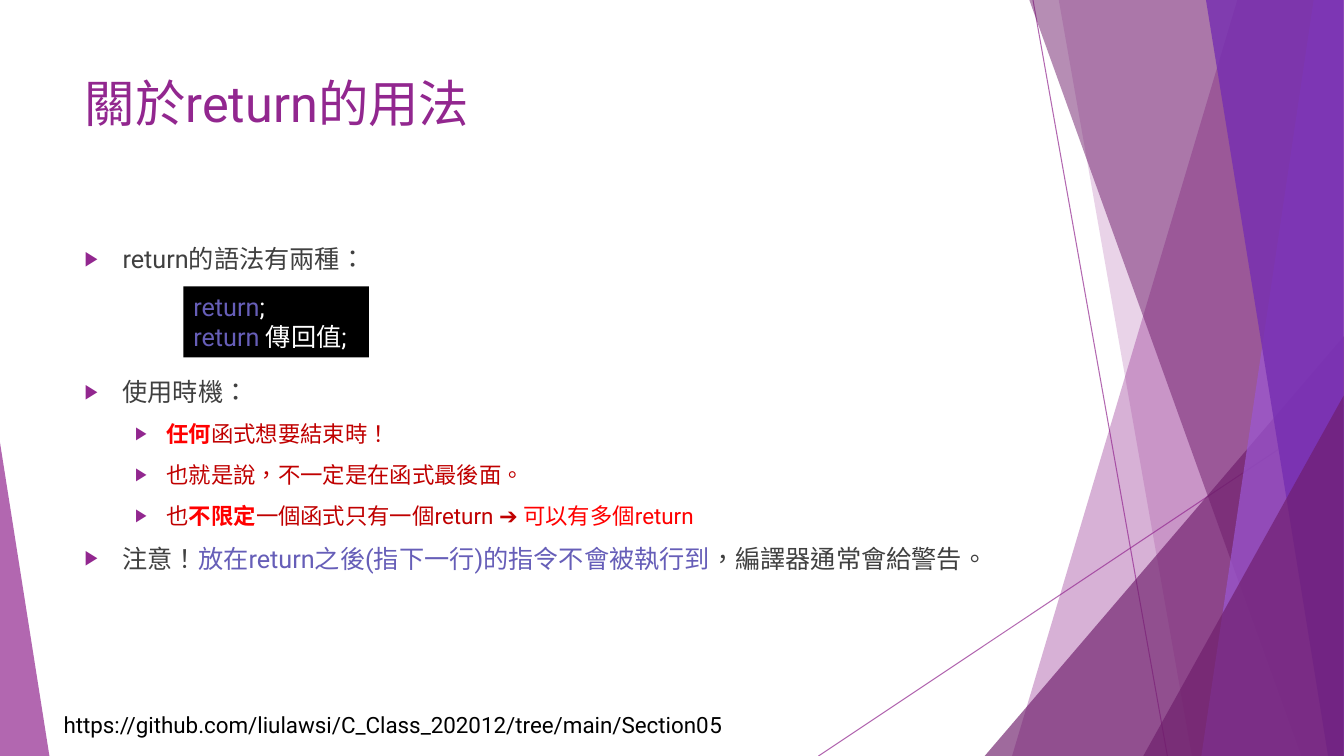
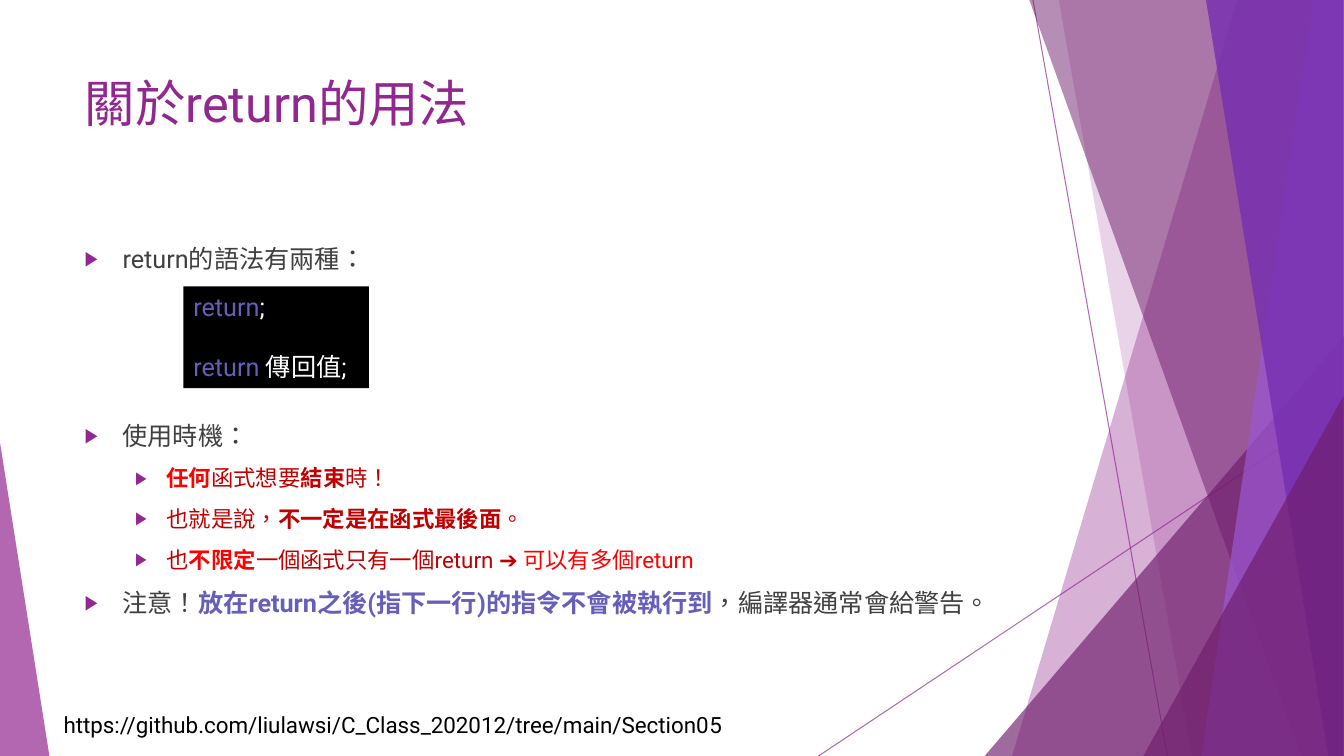
Before and after one commit to liulawsi/My_PPTs, a slide deck: slide 23 of CHING JIAN/C_Class/05函式一定要會的啦.pptx. Drawn at 1344x756 pixels with LibreOffice and Linux fonts; fonts in the diff are those of the drawing. Boxes give left, top, right and bottom in pixels: in the first picture for what was removed or moved away, otherwise in the second. Text is boxed around its words. In the diff, an @@ line names an element or a change of style, - is before the commit and + after.

```diff
--- a/CHING JIAN/C_Class/05函式一定要會的啦.pptx
+++ b/CHING JIAN/C_Class/05函式一定要會的啦.pptx
@@ rectangle "return;" resized from (x1=184, y1=286, x2=369, y2=358) to (x1=184, y1=286, x2=369, y2=388) @@
@@ text at (x1=123, y1=467, x2=990, y2=618): bold on in "任何函式想要結束時！", "也就是說，不一定是在函式最後面。", "注意！放在return之後(指下一行)的指令不會被執行到，編譯器通常會給警告。" @@
```
Also in this commit, not shown: 19 other slides changed, 11 slides removed.
